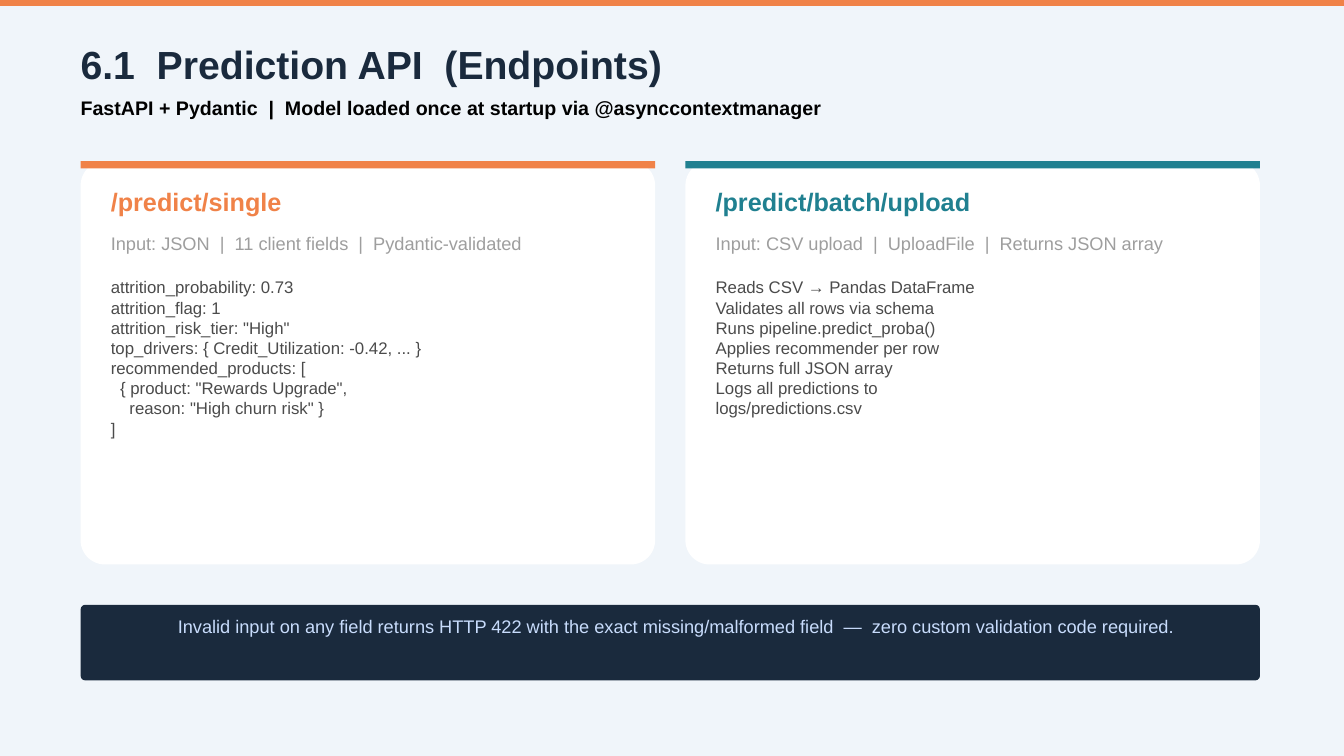
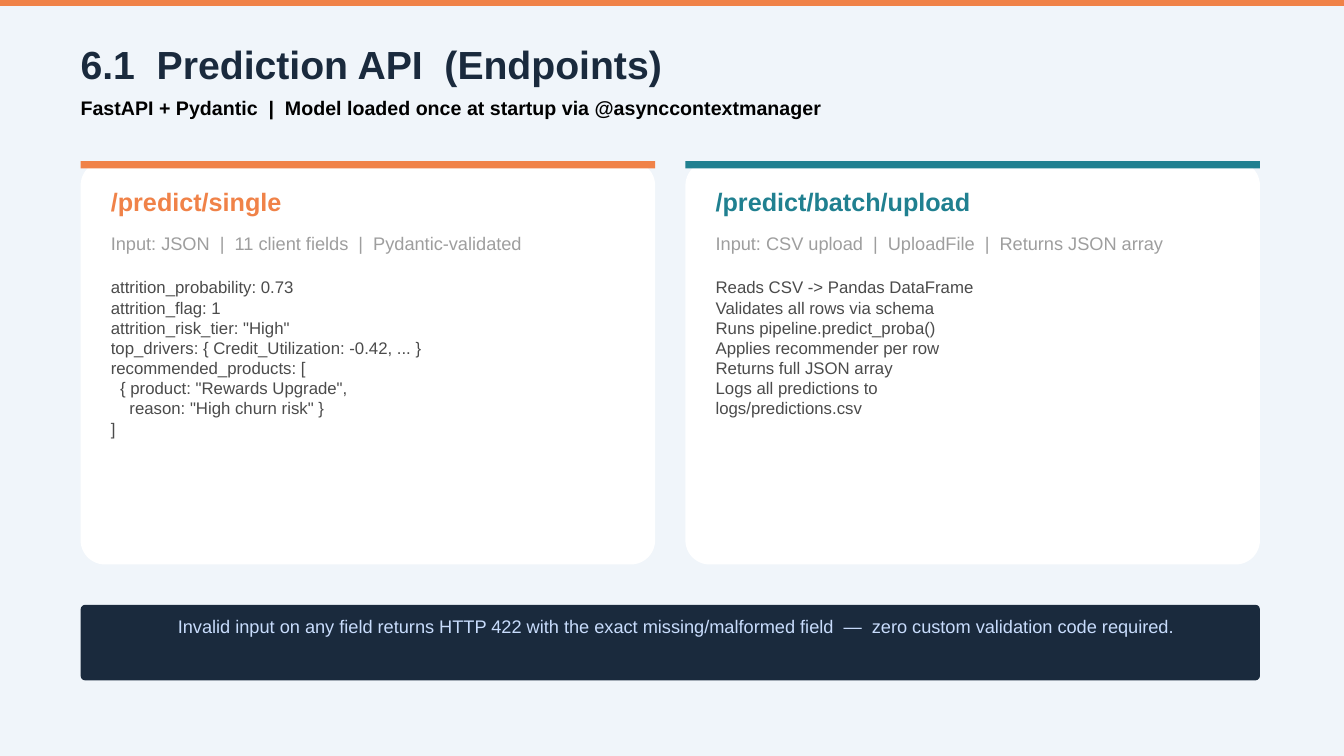
Before and after one commit to mind-wanderer00/ubp-attrition-api, a slide deck: slide 30 of presentation docs/Copino_UBP_Presentation_Final.pptx (slide 29 before the commit). Drawn at 1344x756 pixels with LibreOffice and Linux fonts; fonts in the diff are those of the drawing. Boxes give left, top, right and bottom in pixels: in the first picture for what was removed or moved away, otherwise in the second. Text is boxed around its words. In the diff, an @@ line names an element or a change of style, - is before the commit and + after.

```diff
--- a/presentation docs/Copino_UBP_Presentation_Final.pptx
+++ b/presentation docs/Copino_UBP_Presentation_Final.pptx
@@ text at bbox=[716, 281, 973, 293]: text changed @@
-Reads CSV → Pandas DataFrame
+Reads CSV -> Pandas DataFrame
```
Also in this commit, not shown: 8 other slides changed, 2 slides added, 3 other files.
